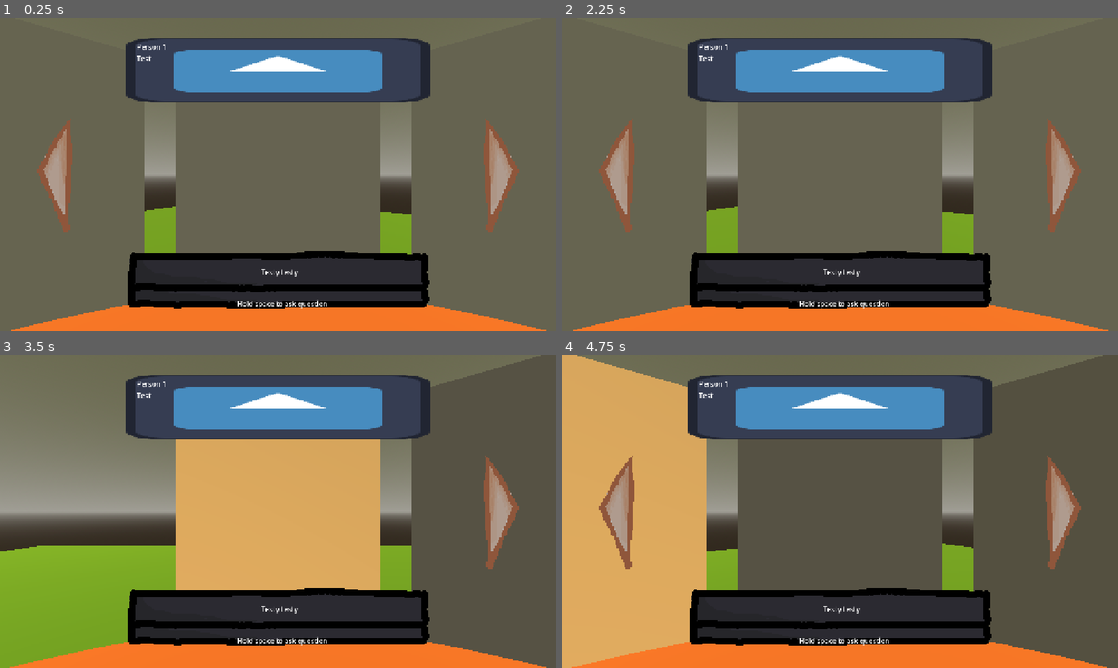
Above: before the commit, frames 1-4 (two rows, left to right).
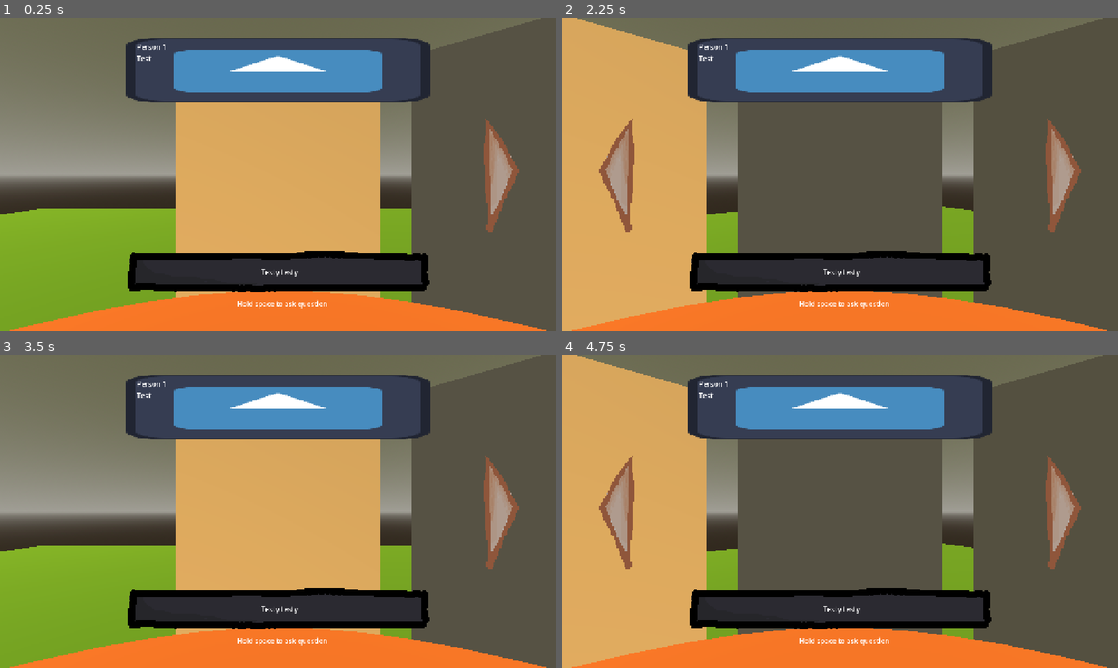
Above: after the commit, the same moments.

Repository: Caz080/AfterFall
Game: Godot game, scene res://Assets/Scenes/game.tscn
Two runs of this game, one before a commit and one after it. Both use one fixed random seed, a clock stepped at 60 frames per second and the inputs below. The engine's default icon, where the game draws it, is replaced by a stand-in: a white triangle on a blue panel in a dark square.
Inputs (mouse positions are in pixels of both pictures, inside the frame that each line leads up to):
- Up to frame 1 (0.25 s): no input
- Up to frame 2 (2.25 s): click (1062, 174) at 0.5 s; click (617, 174) at 1.25 s; tap Enter (ui_accept) at 2 s; hold Right (move_right) from 2.03 s (still down); hold Space (push_to_talk) from 2.03 s (still down)
- Up to frame 3 (3.5 s): tap Enter (ui_accept) at 2.27, 2.75, 3.02 s; release Right (move_right) at 2.78 s; release Space (push_to_talk) at 2.78 s; hold Left (move_left) from 2.78 s (still down); tap Space (push_to_talk) at 2.85 s
- Up to frame 4 (4.75 s): tap Enter (ui_accept) at 3.5, 4.25, 4.52 s; release Left (move_left) at 3.53 s; hold Space (push_to_talk) 3.53-4.28 s; hold Right (move_right) from 3.53 s (still down); tap Space (push_to_talk) at 4.35 s

The runs differ from the first frame. In frame 1, 37% of the frame differs, in the area x 0-98%, y 25-100%; in frame 2, 24%; in frame 3, 2.8%; in frame 4, 2.8%.
Error before the commit: Invalid assignment of property or key 'visible' with value of type 'bool' on a base object of type 'Nil'. (res://Assets/Player.gd:39)

Commit message:
Updated main scene

Diff:
--- a/projectreal/Assets/Player.gd
+++ b/projectreal/Assets/Player.gd
@@ -33,6 +33,9 @@
 	if currentCamera:
 		rotation_degrees.y = 90 - ((currentNPC-1)*36)
 
+	if not is_inside_tree():
+		return
+
 	if currentNPC == 1:
 		moveLeftButton.visible = false
 	else:
--- a/projectreal/Assets/Player.tscn
+++ b/projectreal/Assets/Player.tscn
@@ -38,6 +38,7 @@
 stretch_mode = 0
 
 [node name="TextureRect" type="TextureRect" parent="UI" unique_id=612362701]
+visible = false
 anchors_preset = 7
 anchor_left = 0.5
 anchor_top = 1.0
--- a/projectreal/Assets/Scenes/game.tscn
+++ b/projectreal/Assets/Scenes/game.tscn
@@ -83,7 +83,6 @@
 [node name="Player" parent="." unique_id=777394373 node_paths=PackedStringArray("currentCamera") instance=ExtResource("2_pfbgl")]
 transform = Transform3D(-4.371139e-08, 0, 1, 0, 1, 0, -1, 0, -4.371139e-08, 0, 0.727, 0)
 currentCamera = NodePath("Offset/MainCamera")
-currentNPC = 5
 
 [node name="Offset" type="Node3D" parent="Player" unique_id=1089858579]
 transform = Transform3D(1, 0, 0, 0, 1, 0, 0, 0, 1, 0, 0, -0.75)
--- a/projectreal/Assets/Scripts/gameHandler.gd
+++ b/projectreal/Assets/Scripts/gameHandler.gd
@@ -10,10 +10,3 @@
 # Called every frame. 'delta' is the elapsed time since the previous frame.
 func _process(delta: float) -> void:
 	pass
-
-func _on_move_right_button_pressed() -> void:
-	currentPlayer.currentNPC += 1
-
-
-func _on_move_left_button_pressed() -> void:
-	currentPlayer.currentNPC -= 1
--- a/projectreal/submitquestion.gd
+++ b/projectreal/submitquestion.gd
@@ -1,4 +1,4 @@
-extends LineEdit
+extends Label
 
 
 func _ready():
@@ -6,15 +6,15 @@
 
 func _on_transcribed(t: String) -> void:
 	text = t
-	caret_column = text.length()
+	#caret_column = text.length()
 	print(t)
 	var person = 1
-	var textbox = get_node("../../../../Control/MarginContainer/VBoxContainer/Dialogue")
+	var textbox = get_node("../../Control/MarginContainer/VBoxContainer/Dialogue")
 	HttpManager.ask_question(t, person, textbox)
 
 # Called every frame. 'delta' is the elapsed time since the previous frame.
-func _process(delta: float) -> void:
-	pass
+#func _process(delta: float) -> void:
+	#pass
 	#if Input.is_action_pressed("ui_accept"):
 
 
Not shown, removed: projectreal/Assets/Sprite-testpng.png.import
